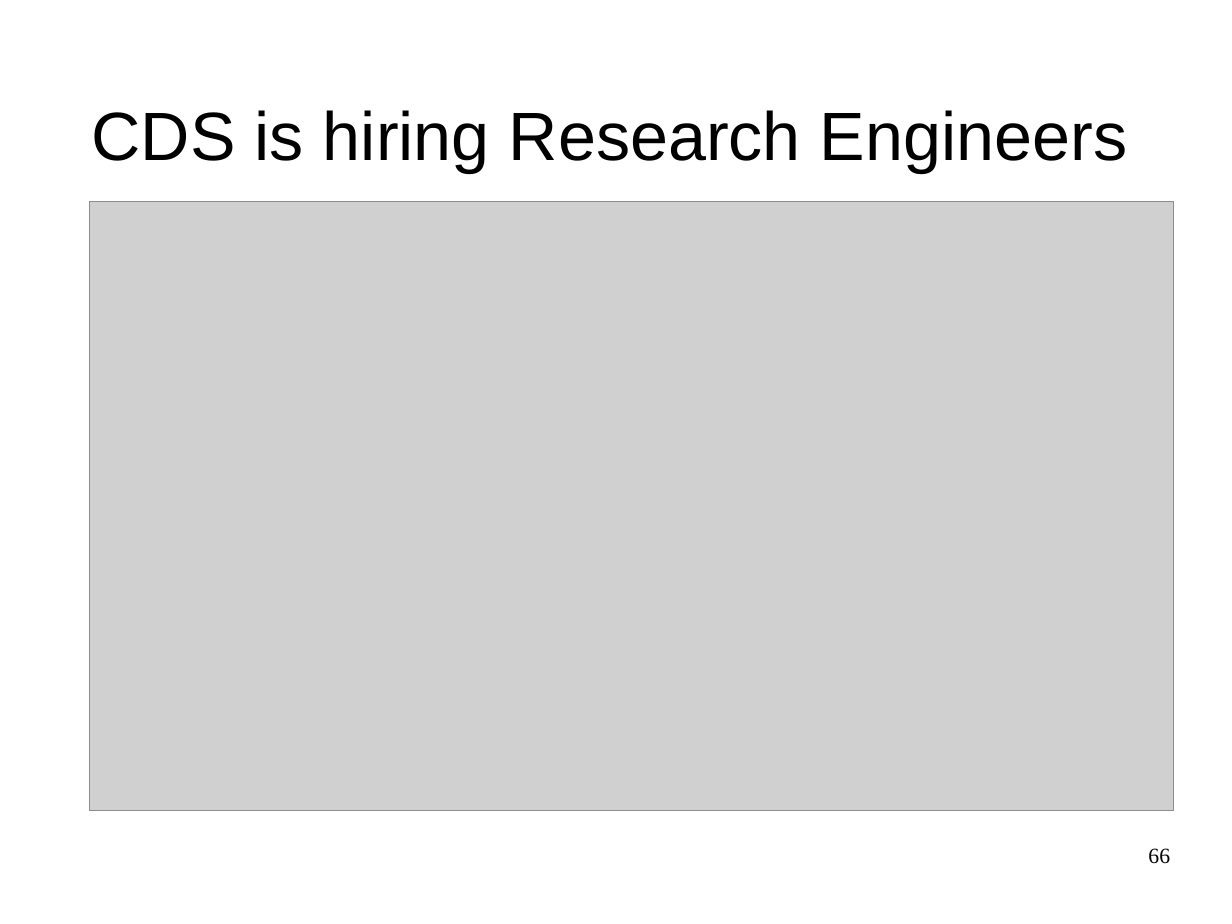
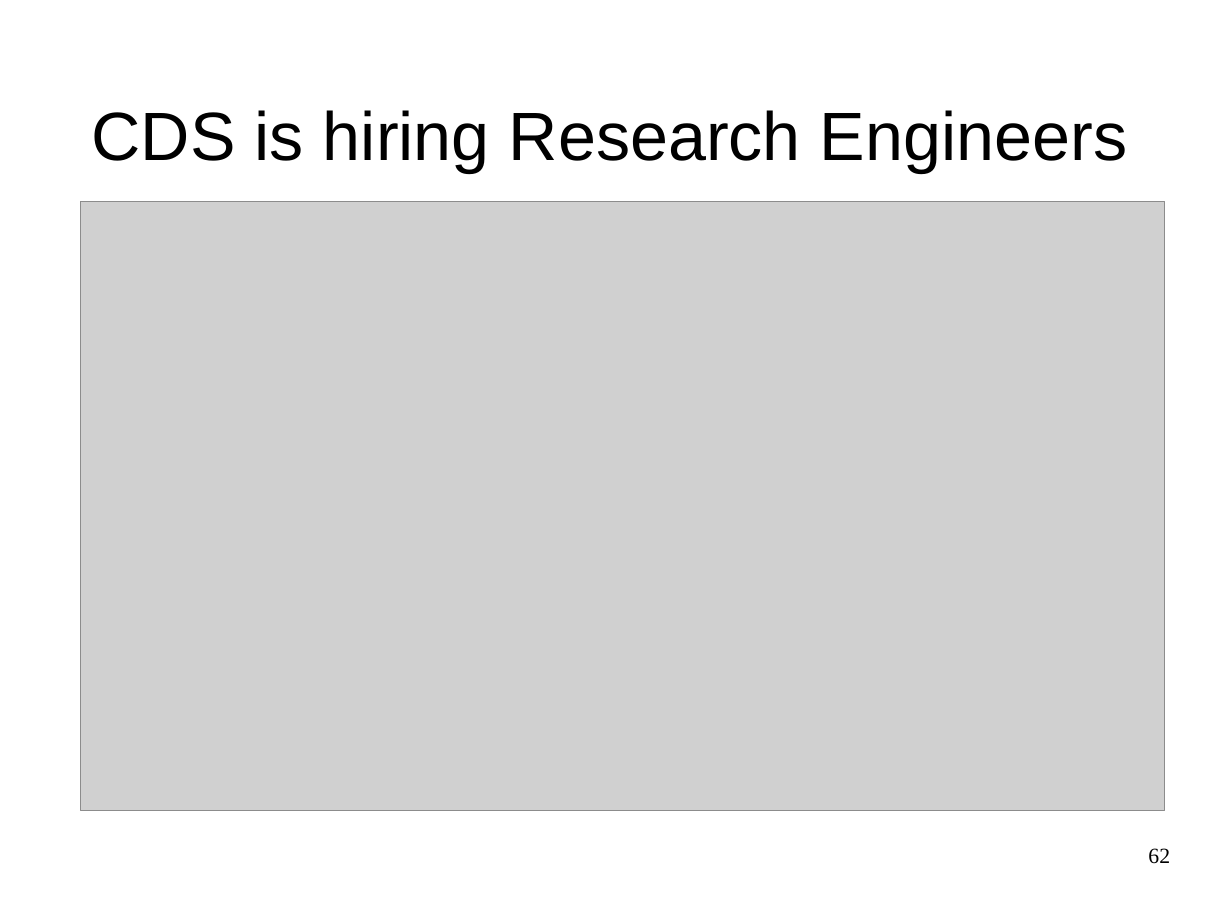
Before and after one commit to amueller/odscon-2015, a slide deck: slide 62 of machine-learning-with-scikit-learn-odscon.odp (slide 66 before the commit). Drawn at 1232x924 pixels with LibreOffice and Linux fonts; fonts in the diff are those of the drawing; grey boxes stand for pictures. Boxes give left, top, right and bottom in pixels: in the first picture for what was removed or moved away, otherwise in the second. Text is boxed around its words. In the diff, an @@ line names an element or a change of style, - is before the commit and + after.

```diff
--- a/machine-learning-with-scikit-learn-odscon.odp
+++ b/machine-learning-with-scikit-learn-odscon.odp
@@ picture moved from (x1=89, y1=201, x2=1174, y2=812) to (x1=80, y1=201, x2=1165, y2=812) @@
@@ page number at (x1=1148, y1=848, x2=1170, y2=864): text changed @@
-66
+62
```
Also in this commit, not shown: 13 other slides changed, 4 slides removed, 19 other files.
